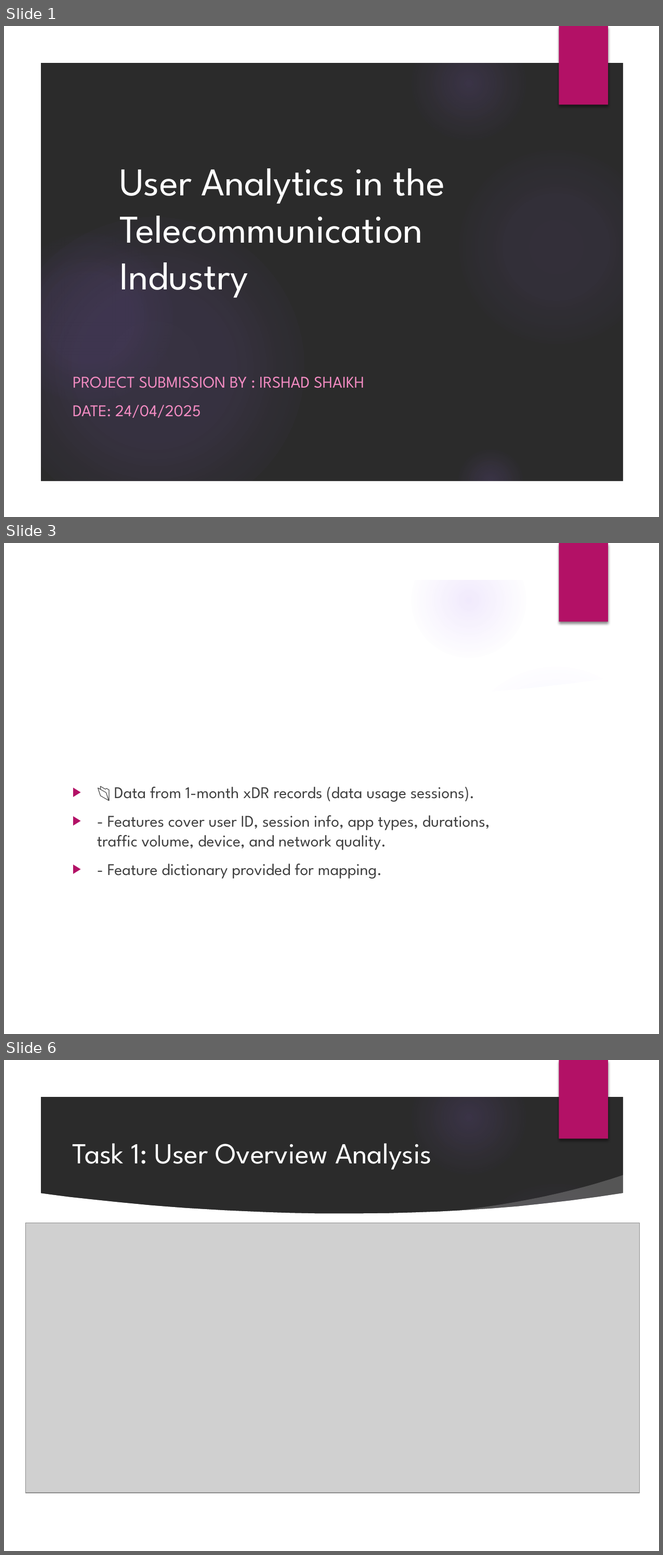
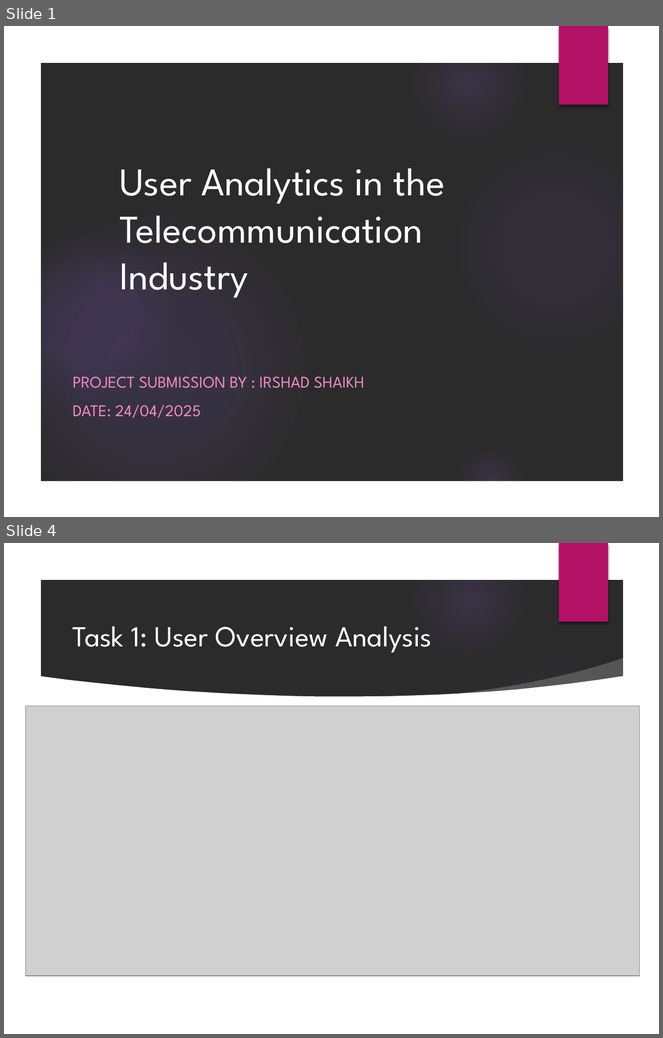
Before and after one commit to IrshadShaikh3181/Next_Hike_Project5, a slide deck: Detailed_Telecom_Analytics_Presentation.pptx. Shown one above the other, each under a label of ours: slides 1, 3 and 6 before the commit, slides 1 and 4 after it; the slides between them are not shown. The pictures are 663x1555 and 663x1038 pixels, drawn with LibreOffice and Linux fonts; fonts in the diff are those of the drawing; grey boxes stand for pictures; background and template pictures are left out; a plain dark background stands for a picture behind light text. Boxes give left, top, right and bottom in pixels: in the first picture for what was removed or moved away, otherwise in the second. Text is boxed around its words. In the diff, an @@ line names an element or a change of style, - is before the commit and + after.

```diff
--- a/Detailed_Telecom_Analytics_Presentation.pptx
+++ b/Detailed_Telecom_Analytics_Presentation.pptx
@@ slide 3 removed at bbox=[4, 543, 659, 1034], background picture (left out); not listed: 9 template elements that a slide beside it also shows @@
@@ title removed at bbox=[66, 609, 521, 661] @@
-Dataset Overview & Setup
@@ text removed at bbox=[97, 787, 490, 879] @@
-▶ 📂 Data from 1-month xDR records (data usage sessions).
-▶ - Features cover user ID, session info, app types, durations, traffic volume, device, and network quality.
-▶ - Feature dictionary provided for mapping.
@@ what was slide 6 is now slide 4 @@
```
Also in this commit, not shown: 13 slides changed, 5 slides added, 7 other slides removed.
